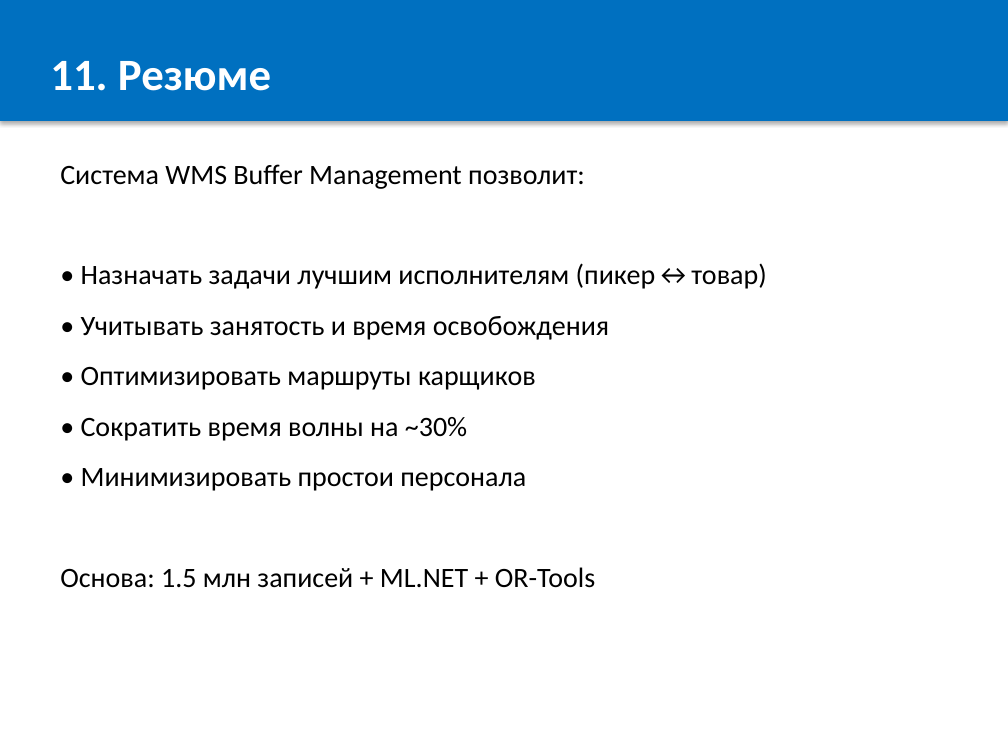
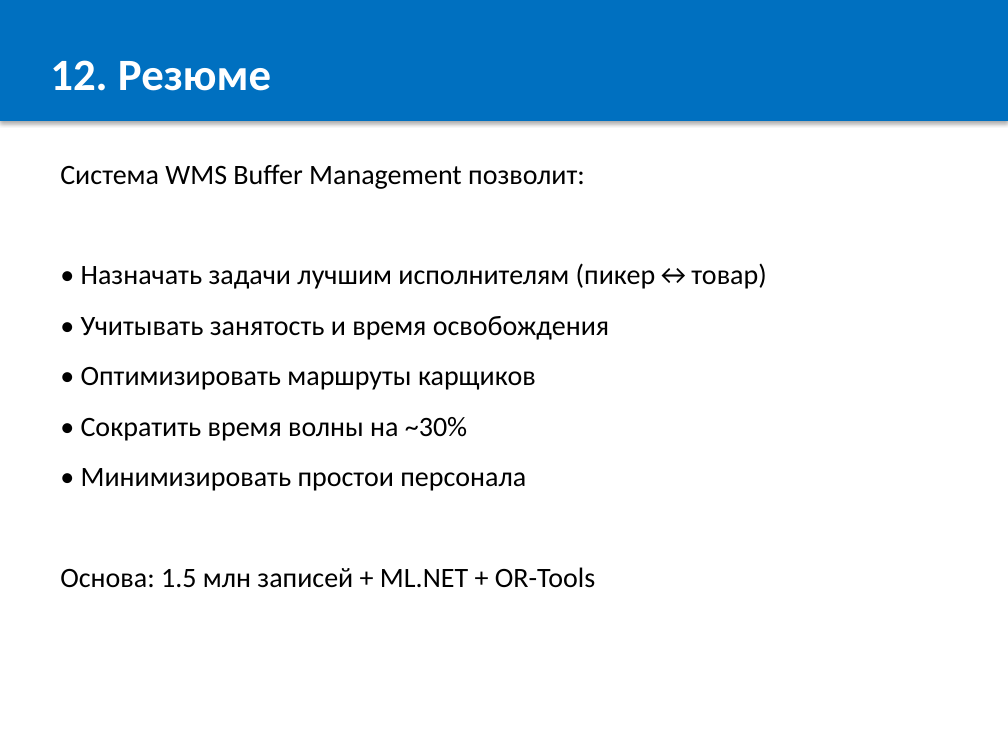
Before and after one commit to OnicaIon/WMSOpti, a slide deck: slide 13 of docs/WMS_Buffer_Optimization.pptx (slide 12 before the commit). Drawn at 1008x756 pixels with LibreOffice and Linux fonts; fonts in the diff are those of the drawing. Boxes give left, top, right and bottom in pixels: in the first picture for what was removed or moved away, otherwise in the second. Text is boxed around its words. In the diff, an @@ line names an element or a change of style, - is before the commit and + after.

```diff
--- a/docs/WMS_Buffer_Optimization.pptx
+++ b/docs/WMS_Buffer_Optimization.pptx
@@ text in rectangle at (x1=50, y1=60, x2=271, y2=91): text changed @@
-11. Резюме
+12. Резюме
```
Also in this commit, not shown: 6 other slides changed, 1 slide added, 2 other files.
